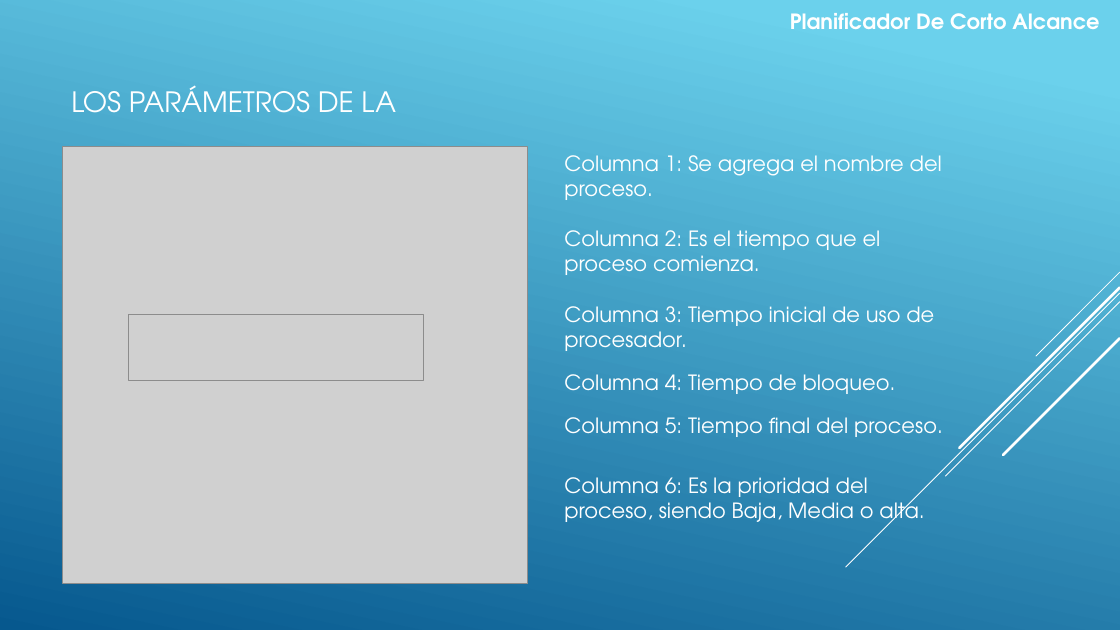
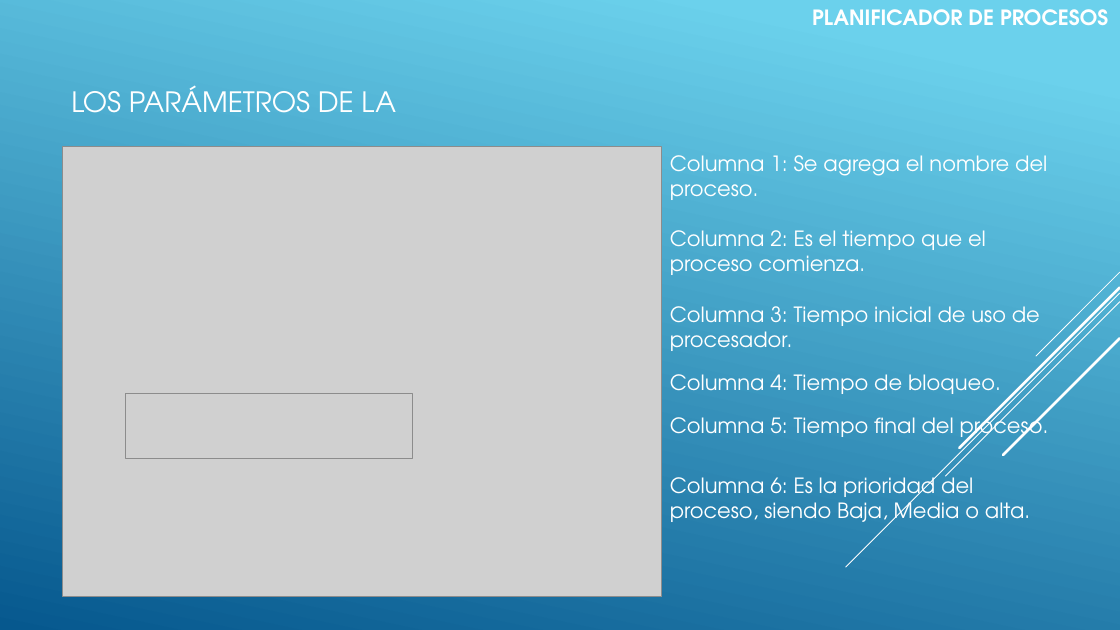
Before and after one commit to Victor-UNLa/SO.01.PlanificadorCortoAlcance, a slide deck: slide 7 of Documento/SO.01.PlanificadorCortoAlcance.pptx. Drawn at 1120x630 pixels with LibreOffice and Linux fonts; fonts in the diff are those of the drawing; grey boxes stand for pictures. Boxes give left, top, right and bottom in pixels: in the first picture for what was removed or moved away, otherwise in the second. Text is boxed around its words. In the diff, an @@ line names an element or a change of style, - is before the commit and + after.

Commit message:
Se Agrega admTablaProcesos y se Mejora Test
Nueva Clase admTablaProcesos
los test mostrar planificadores mejorados y mostrar Resultados Nuevo¡¡¡

```diff
--- a/Documento/SO.01.PlanificadorCortoAlcance.pptx
+++ b/Documento/SO.01.PlanificadorCortoAlcance.pptx
@@ text at [812, 9, 1108, 25]: text changed @@
-Planificador De Corto Alcance
+PLANIFICADOR DE PROCESOS
@@ picture: place and size @@
-picture at [63, 146, 528, 584]
+picture at [63, 146, 662, 597]
@@ picture: place and size @@
-picture at [129, 314, 423, 381]
+picture at [126, 394, 413, 459]
@@ 6 texts: place and size @@
-6 texts at [564, 155, 943, 528]
+6 texts at [670, 155, 1049, 528]
```
Also in this commit, not shown: 17 other slides changed, 2 slides added, 11 other files.
